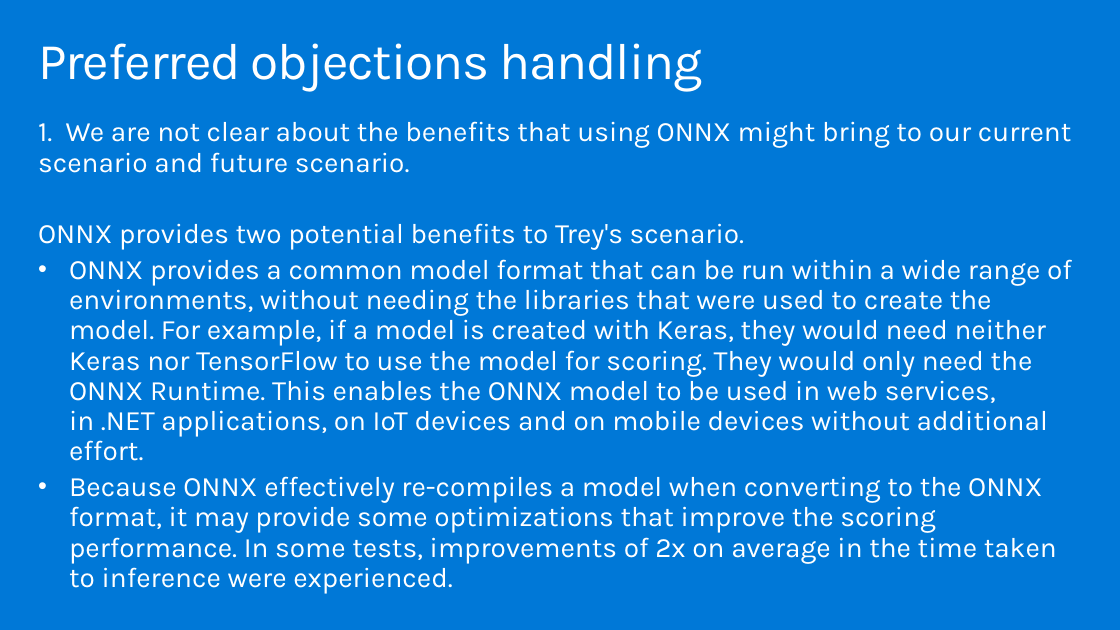
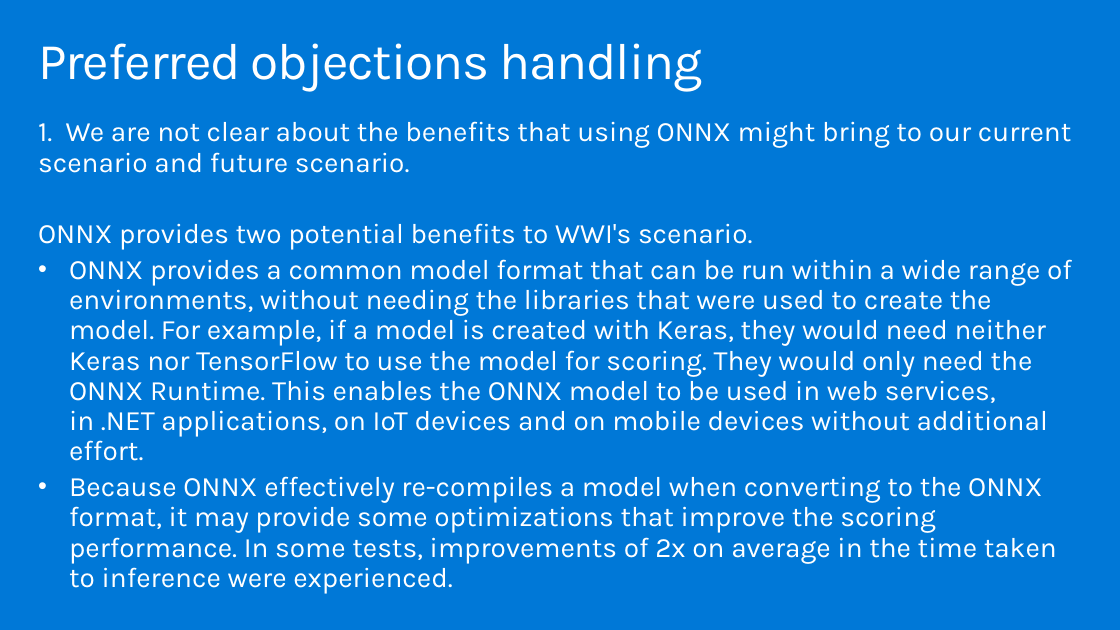
Before and after one commit to tgokal/MCW-ML-Ops, a slide deck: slide 27 of Whiteboard design session/WDS trainer presentation - MLOps.pptx. Drawn at 1120x630 pixels with LibreOffice and Linux fonts; fonts in the diff are those of the drawing. Boxes give left, top, right and bottom in pixels: in the first picture for what was removed or moved away, otherwise in the second. Text is boxed around its words. In the diff, an @@ line names an element or a change of style, - is before the commit and + after.

```diff
--- a/Whiteboard design session/WDS trainer presentation - MLOps.pptx
+++ b/Whiteboard design session/WDS trainer presentation - MLOps.pptx
@@ text at (x1=38, y1=223, x2=753, y2=250): text changed @@
-ONNX provides two potential benefits to Trey's scenario.
+ONNX provides two potential benefits to WWI's scenario.
```
Also in this commit, not shown: 12 other slides changed, 4 other files.
